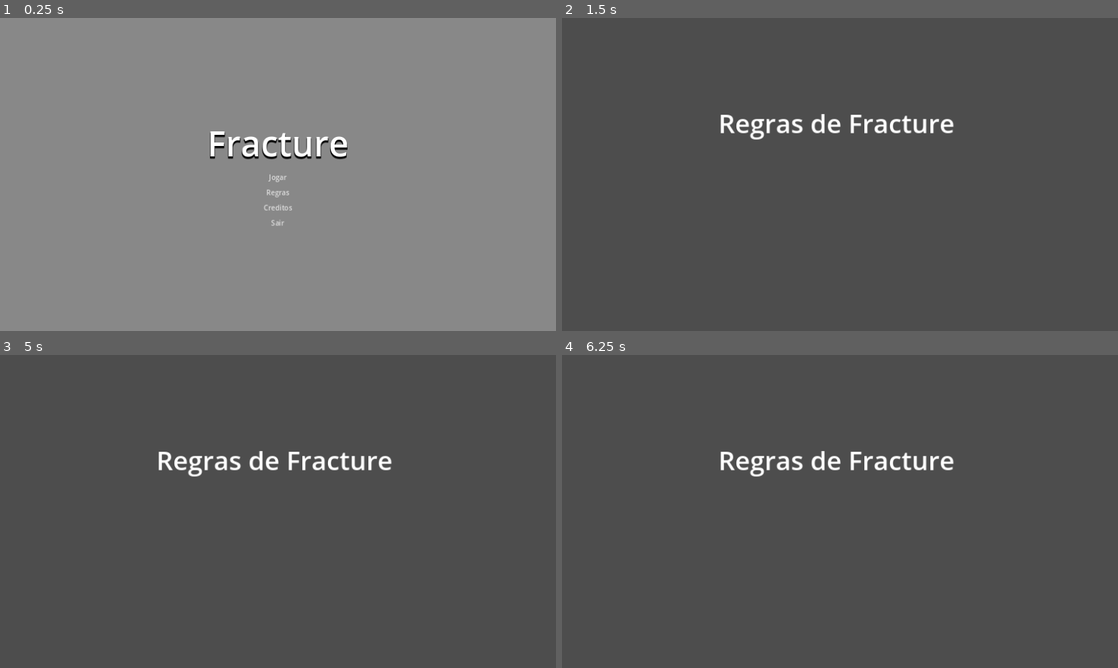
Above: before the commit, frames 1-4 (two rows, left to right).
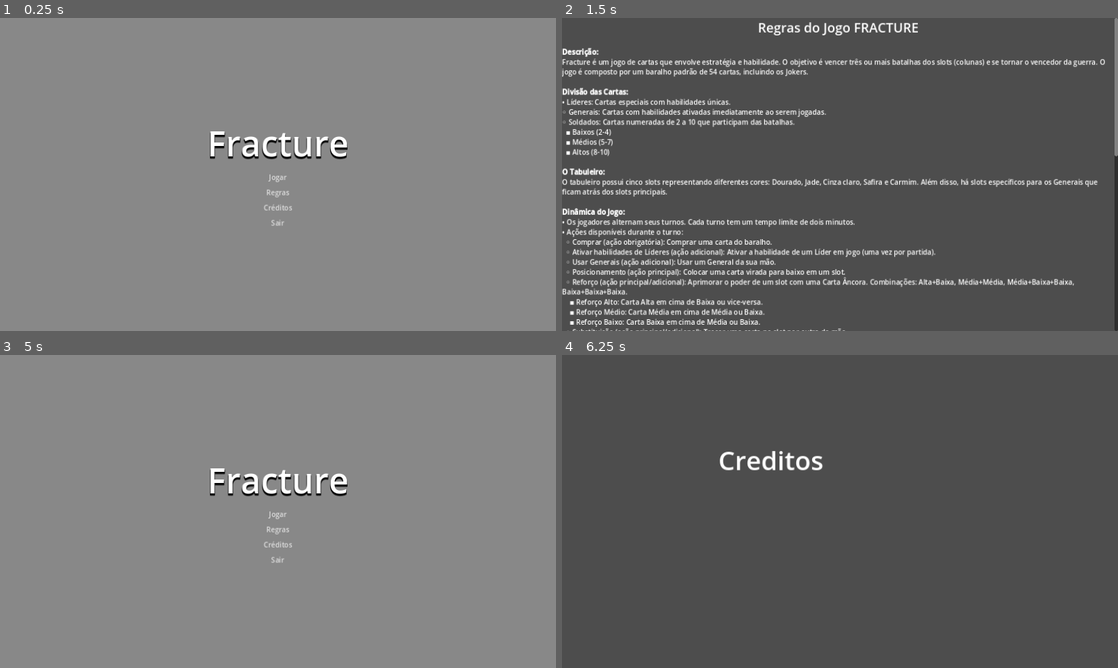
Above: after the commit, the same moments.

Repository: 1JoaoVitor/fracture
Game: Godot game, scene res://Interface/Menu/tela_menu.tscn
The game is run twice, just before and just after one commit, with the same random seed, the same clock (stepped at 60 frames per second) and the same inputs.
Inputs (mouse positions are in pixels of both pictures, inside the frame that each line leads up to):
- Up to frame 1 (0.25 s): no input
- Up to frame 2 (1.5 s): click "Regras" at 0.5 s; tap Enter at 1.25 s
- Up to frame 3 (5 s): tap Space at 2, 3.5 s; tap Enter at 2.75, 4.25 s; tap Escape (Esc, bound only after the commit) at 4.9 s
- Up to frame 4 (6.25 s): click (840, 545) at 5 s, where only the run after the commit has a clickable "Créditos"; tap Space at 5.75 s

The runs differ from the first frame. In frame 1, less than 0.1% of the frame differs, in the area x 49-50%, y 59-60%; in frame 2, 13%; in frame 3, 100%, in the area x 0-100%, y 0-100%; in frame 4, 1.2%.

Commit message:
Cena de Regras e interação entre cenas
Adicionado a possibilidade de clicar "Esc" para sair de cada cena e voltar ao menu e cena de regras incrementada um pouco com o texto formatado numa melhor forma

Diff:
--- a/Interface/Menu/tela_menu.tscn
+++ b/Interface/Menu/tela_menu.tscn
@@ -79,7 +79,7 @@
 theme_override_colors/font_hover_color = Color(0, 1, 0, 1)
 theme_override_colors/font_pressed_color = Color(0, 0, 0.984314, 1)
 theme_override_styles/focus = SubResource("StyleBoxEmpty_tmxqu")
-text = "Creditos"
+text = "Créditos"
 flat = true
 
 [node name="sair_button" type="Button" parent="MarginContainer/VBoxContainer/HBoxContainer/VBoxContainer" groups=["buttons"]]
--- /dev/null
+++ b/creditos.gd
@@ -0,0 +1,5 @@
+extends Node2D
+
+func _input(event):
+	if event.is_action_pressed("Esc"):
+		get_tree().change_scene_to_file("res://Interface/Menu/tela_menu.tscn")
--- a/creditos.tscn
+++ b/creditos.tscn
@@ -1,9 +1,12 @@
-[gd_scene load_steps=2 format=3 uid="uid://chcupi57h2k6r"]
+[gd_scene load_steps=3 format=3 uid="uid://chcupi57h2k6r"]
+
+[ext_resource type="Script" path="res://creditos.gd" id="1_7vgge"]
 
 [sub_resource type="LabelSettings" id="LabelSettings_7xtae"]
 font_size = 60
 
 [node name="Creditos" type="Node2D"]
+script = ExtResource("1_7vgge")
 
 [node name="Label" type="Label" parent="."]
 offset_left = 360.0
--- /dev/null
+++ b/level.gd
@@ -0,0 +1,5 @@
+extends Node2D
+
+func _input(event):
+	if event.is_action_pressed("Esc"):
+		get_tree().change_scene_to_file("res://Interface/Menu/tela_menu.tscn")
--- a/project.godot
+++ b/project.godot
@@ -26,6 +26,14 @@
 
 buttons=""
 
+[input]
+
+Esc={
+"deadzone": 0.5,
+"events": [Object(InputEventKey,"resource_local_to_scene":false,"resource_name":"","device":0,"window_id":0,"alt_pressed":false,"shift_pressed":false,"ctrl_pressed":false,"meta_pressed":false,"pressed":false,"keycode":0,"physical_keycode":4194305,"key_label":0,"unicode":0,"location":0,"echo":false,"script":null)
+]
+}
+
 [rendering]
 
 renderer/rendering_method="mobile"
--- /dev/null
+++ b/regras.gd
@@ -0,0 +1,5 @@
+extends Control
+
+func _input(event):
+	if event.is_action_pressed("Esc"):
+		get_tree().change_scene_to_file("res://Interface/Menu/tela_menu.tscn")
--- a/regras.tscn
+++ b/regras.tscn
@@ -1,17 +1,97 @@
 [gd_scene load_steps=2 format=3 uid="uid://2krmhcdinrk0"]
 
-[sub_resource type="LabelSettings" id="LabelSettings_8cfae"]
-font_size = 60
+[ext_resource type="Script" path="res://regras.gd" id="1_1i1n5"]
 
-[node name="Regras" type="Node2D"]
+[node name="Regras" type="Control"]
+layout_mode = 3
+anchors_preset = 15
+anchor_right = 1.0
+anchor_bottom = 1.0
+grow_horizontal = 2
+grow_vertical = 2
+script = ExtResource("1_1i1n5")
 
-[node name="Label" type="Label" parent="."]
-offset_left = 360.0
-offset_top = 200.0
-offset_right = 920.0
-offset_bottom = 283.0
-size_flags_horizontal = 4
-text = "Regras de Fracture
-"
-label_settings = SubResource("LabelSettings_8cfae")
-vertical_alignment = 1
+[node name="ScrollContainer" type="ScrollContainer" parent="."]
+layout_mode = 1
+anchors_preset = 15
+anchor_right = 1.0
+anchor_bottom = 1.0
+grow_horizontal = 2
+grow_vertical = 2
+
+[node name="HBoxContainer" type="HBoxContainer" parent="ScrollContainer"]
+layout_mode = 2
+size_flags_horizontal = 3
+size_flags_vertical = 3
+
+[node name="RichTextLabel" type="RichTextLabel" parent="ScrollContainer/HBoxContainer"]
+layout_mode = 2
+size_flags_horizontal = 3
+bbcode_enabled = true
+text = "[center][b][font size=30]Regras do Jogo FRACTURE[/font][/b][/center]
+
+[b]Descrição:[/b]
+Fracture é um jogo de cartas que envolve estratégia e habilidade. O objetivo é vencer três ou mais batalhas dos slots (colunas) e se tornar o vencedor da guerra. O jogo é composto por um baralho padrão de 54 cartas, incluindo os Jokers.
+
+[b]Divisão das Cartas:[/b]
+• Líderes: Cartas especiais com habilidades únicas.
+◦ Generais: Cartas com habilidades ativadas imediatamente ao serem jogadas.
+◦ Soldados: Cartas numeradas de 2 a 10 que participam das batalhas.
+  ▪ Baixos (2-4)
+  ▪ Médios (5-7)
+  ▪ Altos (8-10)
+
+[b]O Tabuleiro:[/b]
+O tabuleiro possui cinco slots representando diferentes cores: Dourado, Jade, Cinza claro, Safira e Carmim. Além disso, há slots específicos para os Generais que ficam atrás dos slots principais.
+
+[b]Dinâmica do Jogo:[/b]
+• Os jogadores alternam seus turnos. Cada turno tem um tempo limite de dois minutos.
+• Ações disponíveis durante o turno:
+  ◦ Comprar (ação obrigatória): Comprar uma carta do baralho.
+  ◦ Ativar habilidades de Líderes (ação adicional): Ativar a habilidade de um Líder em jogo (uma vez por partida).
+  ◦ Usar Generais (ação adicional): Usar um General da sua mão.
+  ◦ Posicionamento (ação principal): Colocar uma carta virada para baixo em um slot.
+  ◦ Reforço (ação principal/adicional): Aprimorar o poder de um slot com uma Carta Âncora. Combinações: Alta+Baixa, Média+Média, Média+Baixa+Baixa, Baixa+Baixa+Baixa.
+    ▪ Reforço Alto: Carta Alta em cima de Baixa ou vice-versa.
+    ▪ Reforço Médio: Carta Média em cima de Média ou Baixa.
+    ▪ Reforço Baixo: Carta Baixa em cima de Média ou Baixa.
+  ◦ Substituição (ação principal/adicional): Trocar uma carta no slot por outra da mão.
+  ◦ Compra Adicional (duas ações adicionais): Descartar uma carta para comprar outra.
+  ◦ Mudança de ação (Mecânica): Trocar uma ação principal por três adicionais.
+  ◦ Sintonizar Tropas (Mecânica): Combinar duas cartas de valor 2 de cores diferentes para formar uma carta com a soma dos valores.
+  ◦ Passar a vez: Passar o turno para o oponente.
+• O jogo termina quando o Baralho de Compras acaba. A rodada final ocorre e as batalhas são resolvidas.
+• Vence quem tiver o maior valor numérico total em um slot. Em caso de empate geral, vence quem tiver a maior soma dos valores de todos os slots.
+
+[b]Categorias de Cartas:[/b]
+• Líderes: Representantes de cada raça.
+◦ Generais: Cartas únicas com habilidades especiais.
+◦ Soldados: Cartas numeradas de 2 a 10.
+  ▪ Altas (10-9-8)
+  ▪ Médias (7-6-5)
+  ▪ Baixas (4-3-2)
+• Cartas Âncoras: Soldado principal do slot.
+• Cartas de Reforço: Soldados adicionais.
+
+[b]Habilidades das Cartas:[/b]
+Algumas cartas possuem habilidades que aumentam a diversidade de jogadas e estratégia.
+
+[b]Habilidades dos Líderes:[/b]
+• Ophidianos: Você olha a pilha de descartes e escolhe cartas para jogar automaticamente.
+  ◦ Opções: Duas baixas, uma média ou uma alta.
+  ◦ Pode usar \"Sintonizar Tropas\" com cartas de valor 2.
+• Viridanos: Durante este turno, todos os seus slots são coringa e todos os seus reforços são adicionais.
+
+[b]Habilidades dos Generais:[/b]
+• General Dourado: Vale um ponto no Slot Dourado. Olhe as 3 primeiras cartas do deck e escolha uma.
+• General Jade: Vale um ponto no Slot Jade. Move uma carta baixa sua para outro slot (pode trocar cartas).
+• General Safira: Vale um ponto no Slot Safira. Troca uma carta de reforço sua com a do adversário.
+• General Carmim: Vale um ponto no Slot Carmim. Olhe o baralho de descarte e compre uma carta.
+
+[b]Exemplo de Turno:[/b]
+• Comprar uma Carta: Compre uma carta do baralho.
+• Ação Principal: Posicionar uma Carta no Slot: Escolha um Soldado (ex: \"6 Dourado\") e posicione-o virado para baixo.
+• Ação Adicional: Usar descarte e compra: Descarte uma carta e compre outra.
+
+[b]Batalhas e Final do Jogo:[/b]
+Quando o Baralho de Compras acabar, ocorre a rodada final. As batalhas são vencidas pelo maior valor numérico em um slot. Empate geral: maior soma dos valores de todos os slots."
